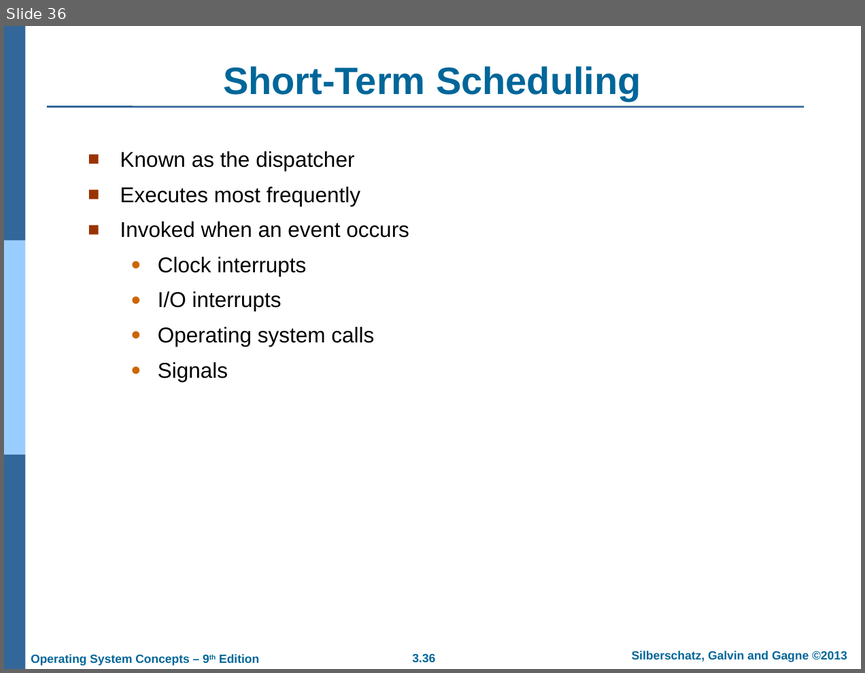
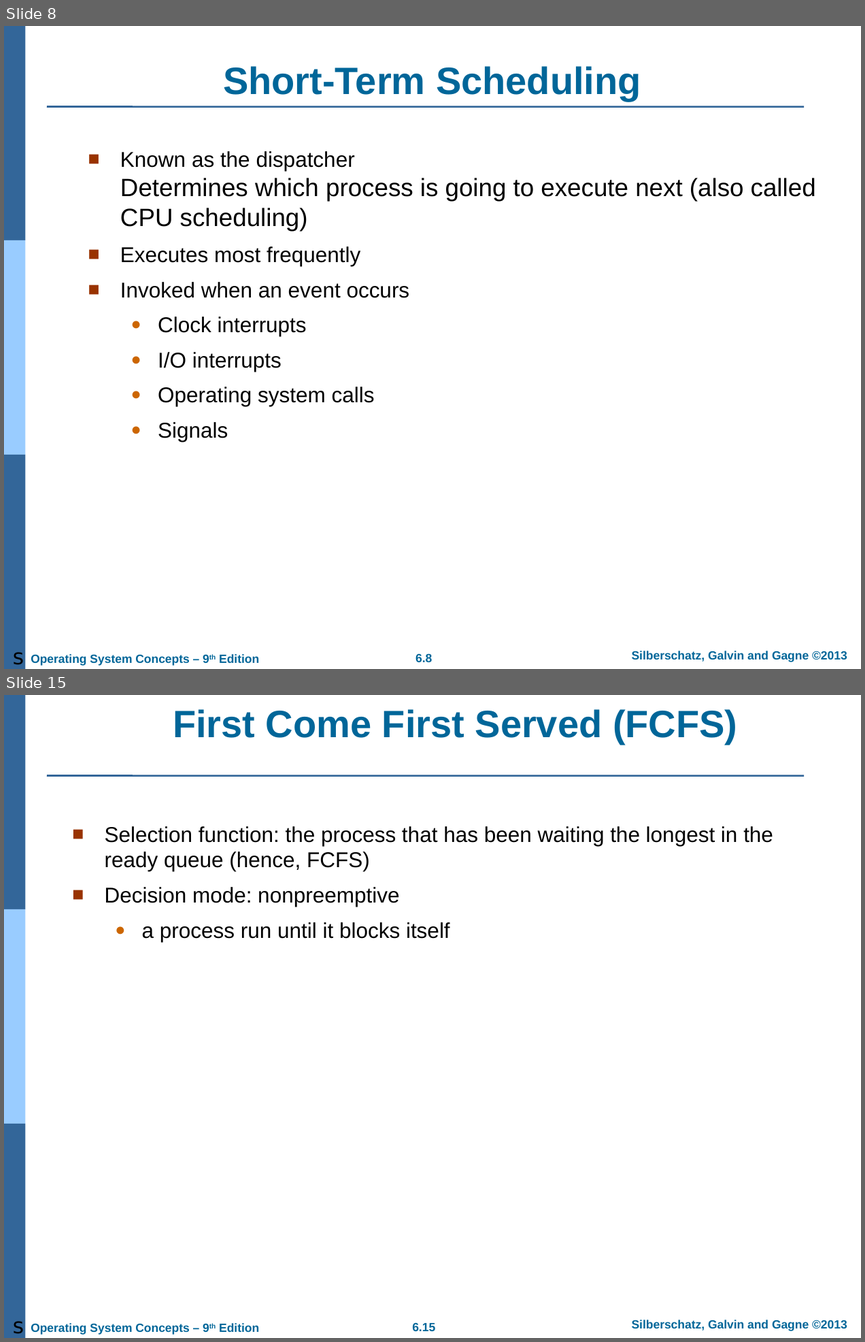
Before and after one commit to qasim2020/givezakat, a slide deck: static/AOS/Chapter 3.ppt. Shown one above the other, each under a label of ours: slide 36 before the commit, slides 8 and 15 after it; the slides between them are not shown. The pictures are 865x673 and 865x1342 pixels, drawn with LibreOffice and Linux fonts; fonts in the diff are those of the drawing; background and template pictures are left out. Boxes give left, top, right and bottom in pixels: in the first picture for what was removed or moved away, otherwise in the second. Text is boxed around its words. In the diff, an @@ line names an element or a change of style, - is before the commit and + after.

```diff
--- a/static/AOS/Chapter 3.ppt
+++ b/static/AOS/Chapter 3.ppt
@@ slide 15 added at box(4, 695, 861, 1338), background #FFFFFF; not listed: 7 template elements that a slide beside it also shows @@
@@ title added at box(173, 709, 737, 745), 32 pt, text #006699, bold @@
+First Come First Served (FCFS)
@@ text added at box(105, 826, 773, 942), 18 pt, text #000000 @@
+■ Selection function: the process that has been waiting the longest in the ready queue (hence, FCFS)
+■ Decision mode: nonpreemptive
+  ● a process run until it blocks itself
@@ text added at box(13, 1321, 24, 1334), 18 pt, text #000000 @@
+s
@@ what was slide 36 is now slide 8 @@
@@ slide 8 changed as well @@
@@ text at box(120, 151, 816, 231): text changed; size 18 to 21 pt @@
-■ Known as the dispatcher
+■ Known as the dispatcher
+  Determines which process is going to execute next (also called CPU scheduling)
@@ text added at box(13, 652, 24, 665), 18 pt, text #000000 @@
+s
@@ page number at box(415, 653, 432, 662): text changed @@
-3.36
+6.8
```
Also in this commit, not shown: 1 other slide changed, 40 other slides added, 60 slides removed, 12 other files.
